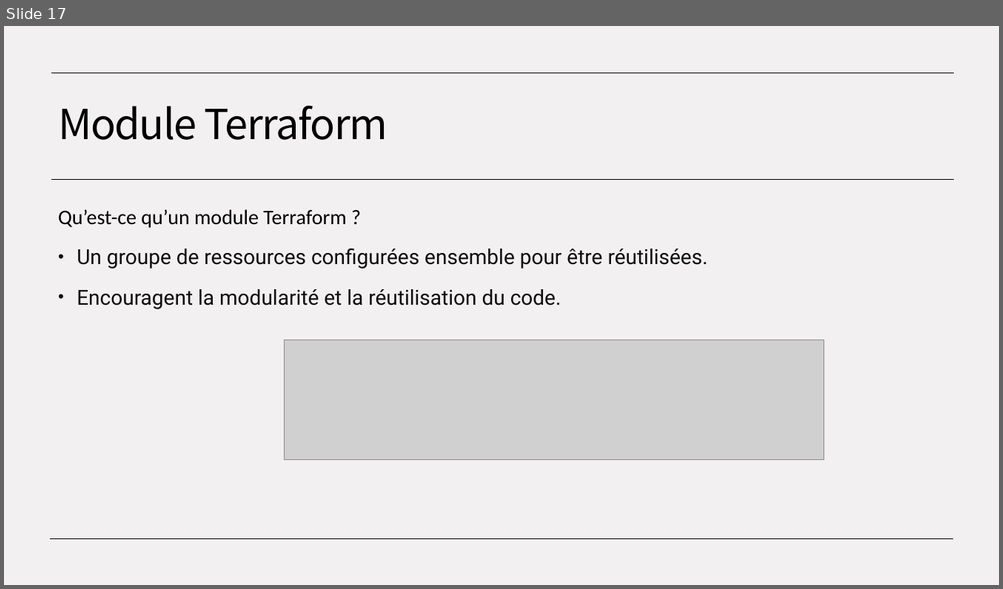
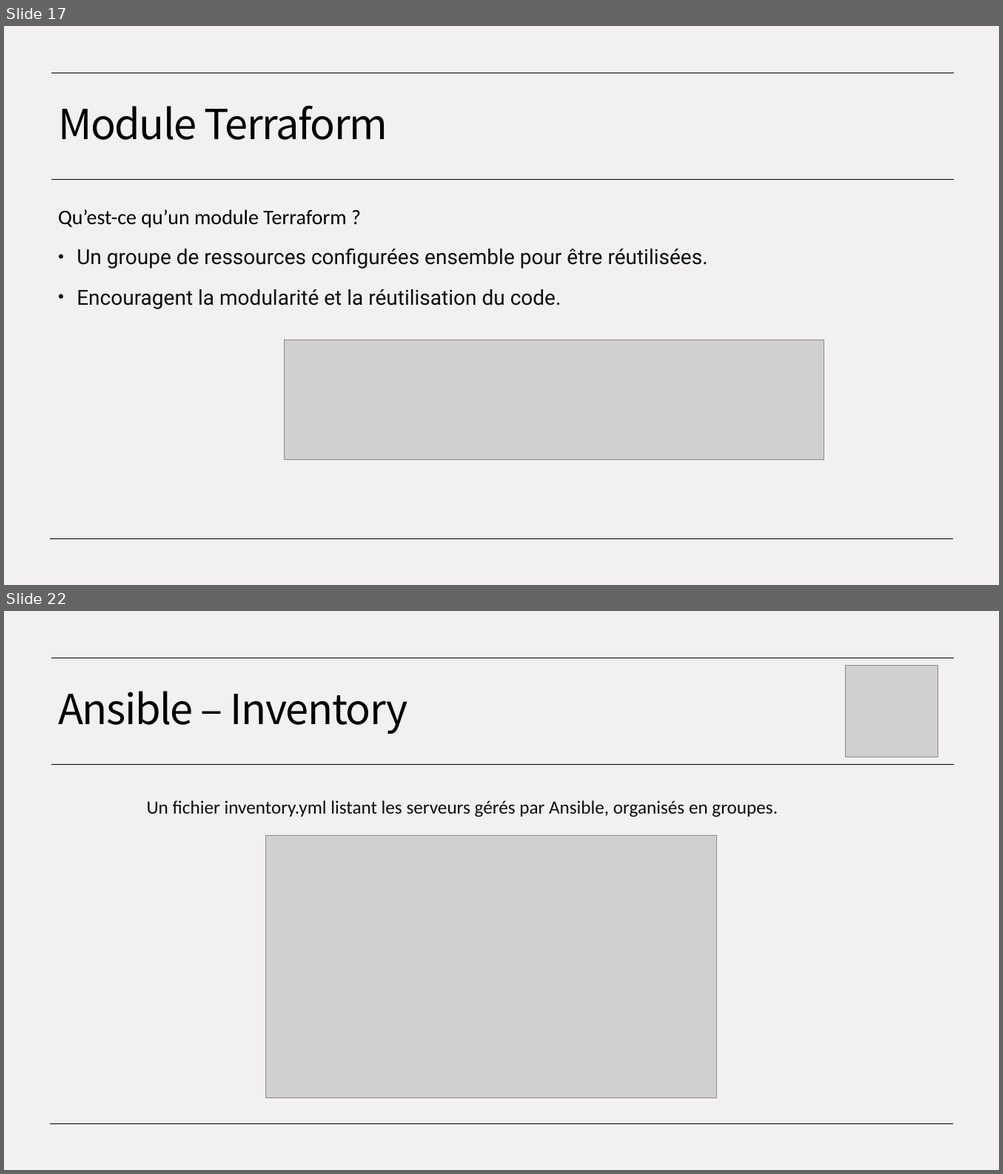
Before and after one commit to ConstevoTechnologies/EPSI---IaC, a slide deck: EPSI - Module IaC.pptx. Shown one above the other, each under a label of ours: slide 17 before the commit, slides 17 and 22 after it; the slides between them are not shown. The pictures are 1003x589 and 1003x1174 pixels, drawn with LibreOffice and Linux fonts; fonts in the diff are those of the drawing; grey boxes stand for pictures. Boxes give left, top, right and bottom in pixels: in the first picture for what was removed or moved away, otherwise in the second. Text is boxed around its words. In the diff, an @@ line names an element or a change of style, - is before the commit and + after.

```diff
--- a/EPSI - Module IaC.pptx
+++ b/EPSI - Module IaC.pptx
@@ slide 22 added at box(4, 611, 999, 1170), background #F3F0F1; not listed: 3 template elements that a slide beside it also shows @@
@@ picture added at box(845, 666, 938, 758) @@
@@ title added at box(58, 691, 407, 734), 40 pt, text #000000 @@
+Ansible – Inventory
@@ text added at box(147, 800, 777, 817), 18 pt, text #0E0E0E @@
+Un fichier inventory.yml listant les serveurs gérés par Ansible, organisés en groupes.
@@ picture added at box(265, 835, 716, 1098) @@
```
Also in this commit, not shown: 9 other slides added.
